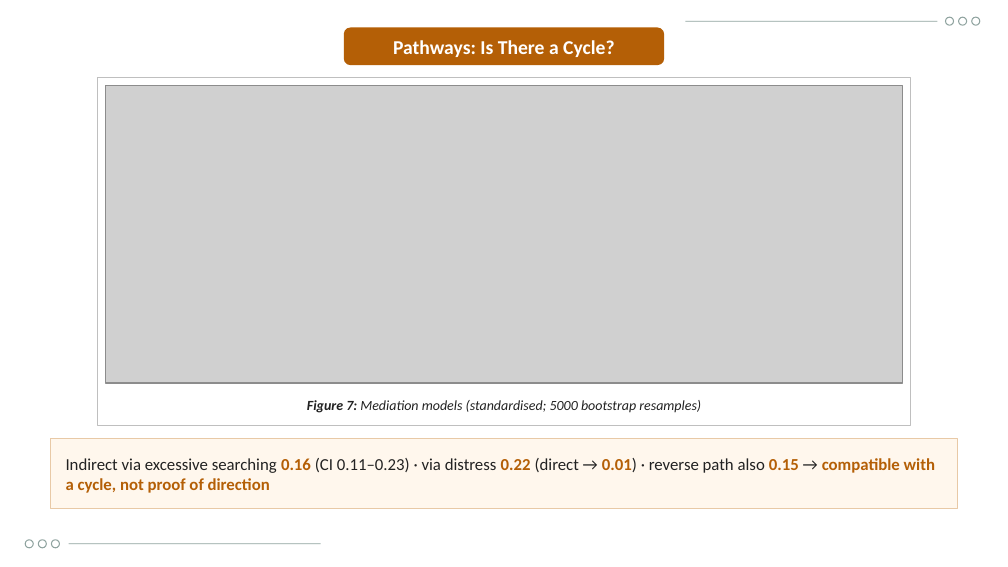
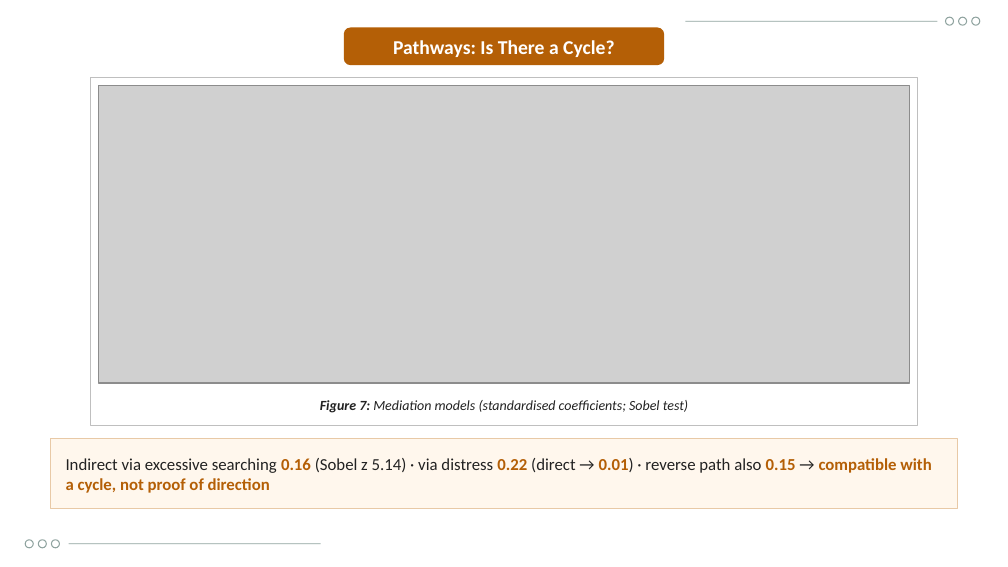
Before and after one commit to Yaseen279/History-Exam, a slide deck: slide 21 of research/output/study/Defence_Presentation_UOBCOM.pptx. Drawn at 1008x567 pixels with LibreOffice and Linux fonts; fonts in the diff are those of the drawing; grey boxes stand for pictures; background and template pictures are left out. Boxes give left, top, right and bottom in pixels: in the first picture for what was removed or moved away, otherwise in the second. Text is boxed around its words. In the diff, an @@ line names an element or a change of style, - is before the commit and + after.

```diff
--- a/research/output/study/Defence_Presentation_UOBCOM.pptx
+++ b/research/output/study/Defence_Presentation_UOBCOM.pptx
@@ rectangle: place and size @@
-rectangle at (98, 78, 910, 425)
+rectangle at (91, 78, 918, 425)
@@ picture: place and size @@
-picture at (106, 86, 902, 383)
+picture at (99, 86, 910, 383)
@@ text at (320, 400, 688, 413): text changed @@
-Figure 7: Mediation models (standardised; 5000 bootstrap resamples)
+Figure 7: Mediation models (standardised coefficients; Sobel test)
@@ text at (66, 458, 931, 493): text changed @@
-Indirect via excessive searching 0.16 (CI 0.11–0.23) · via distress 0.22 (direct → 0.01) · reverse path also 0.15 → compatible with a cycle, not proof of direction
+Indirect via excessive searching 0.16 (Sobel z 5.14) · via distress 0.22 (direct → 0.01) · reverse path also 0.15 → compatible with a cycle, not proof of direction
```
Also in this commit, not shown: 12 other slides changed, 14 other files.
